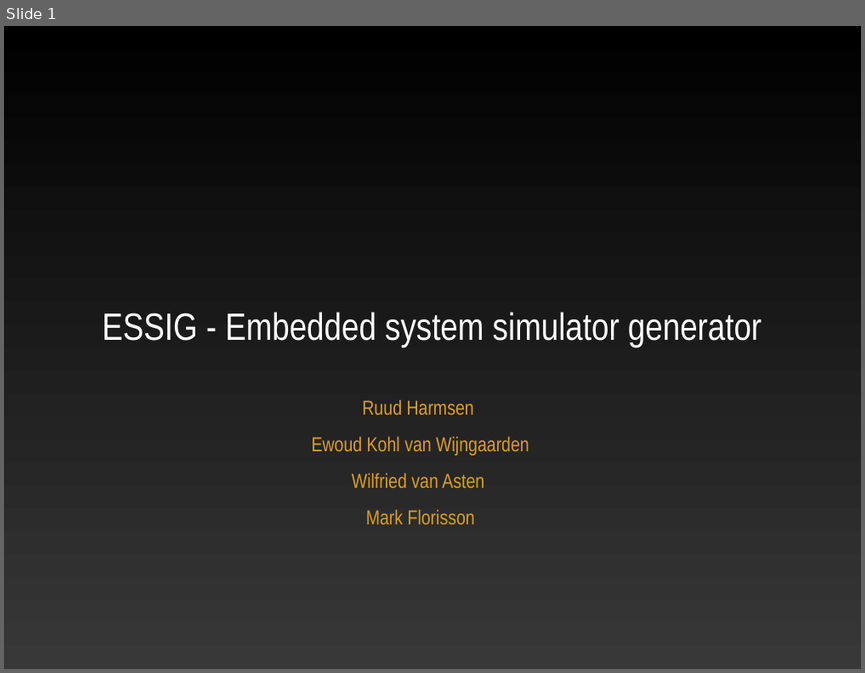
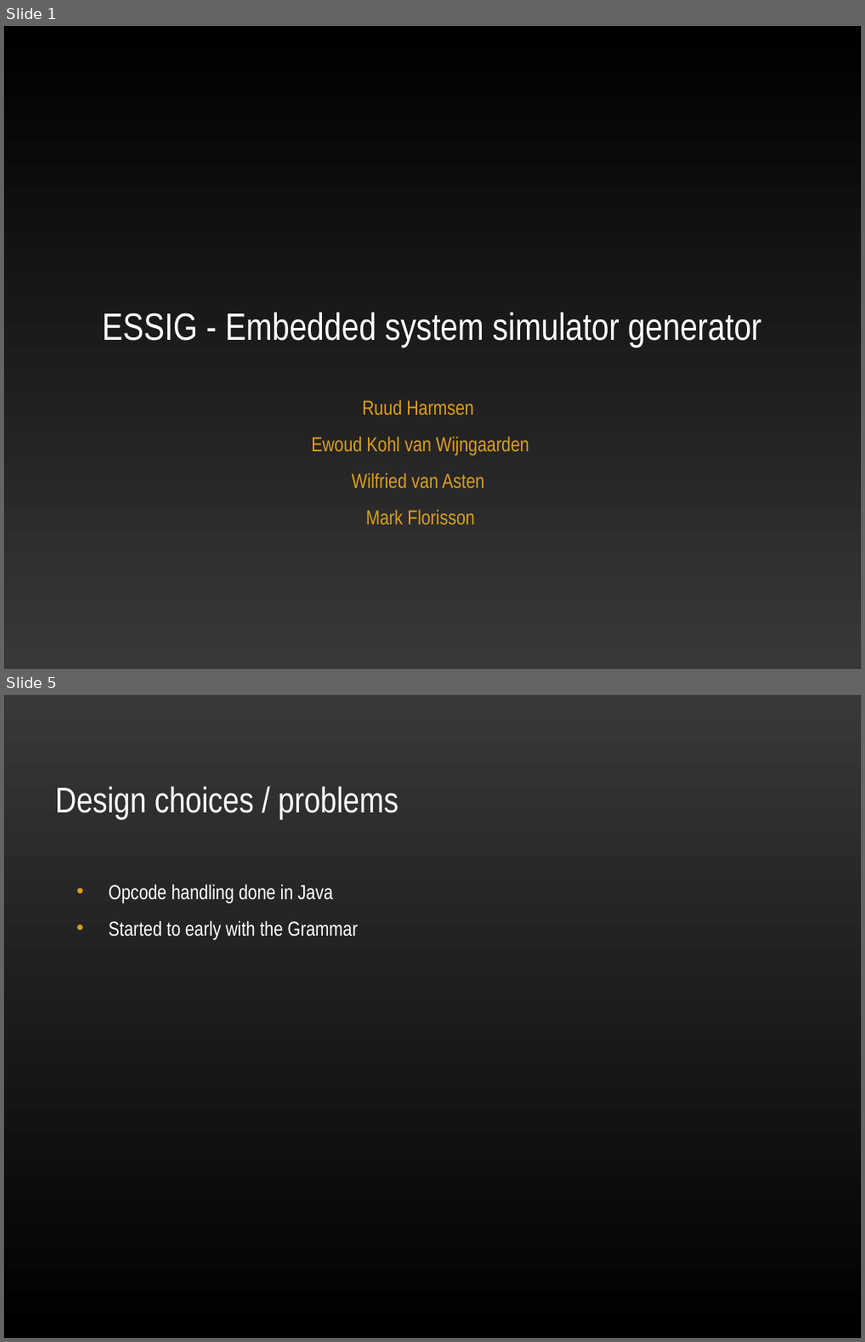
Before and after one commit to ekohl/essig, a slide deck: presentation/essig.ppt. Shown one above the other, each under a label of ours: slide 1 before the commit, slides 1 and 5 after it; the slides between them are not shown. The pictures are 865x673 and 865x1342 pixels, drawn with LibreOffice and Linux fonts; fonts in the diff are those of the drawing; background and template pictures are left out. Boxes give left, top, right and bottom in pixels: in the first picture for what was removed or moved away, otherwise in the second. Text is boxed around its words. In the diff, an @@ line names an element or a change of style, - is before the commit and + after.

```diff
--- a/presentation/essig.ppt
+++ b/presentation/essig.ppt
@@ slide 5 added at (4,695,861,1338), background picture (left out) @@
@@ title added at (55,786,398,819), 30 pt, text #FFFFFF @@
+Design choices / problems
@@ text added at (109,884,358,940), 17 pt, text #FFFFFF @@
+• Opcode handling done in Java
+• Started to early with the Grammar
```
Also in this commit, not shown: 6 slides changed, 4 other slides added, 6 slides removed.
